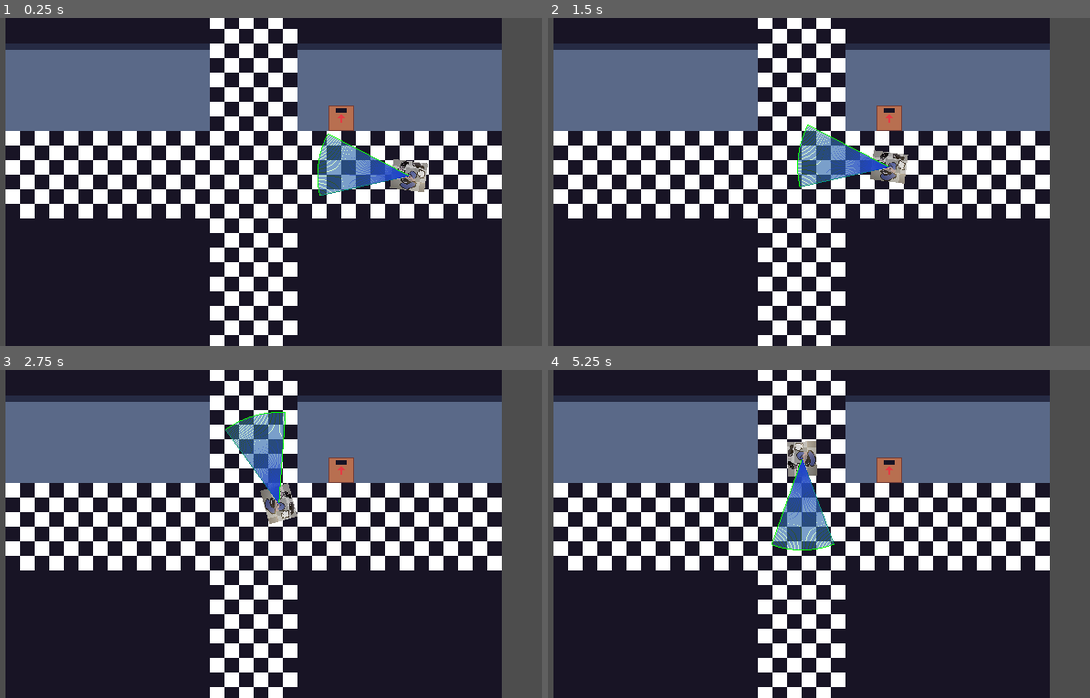
Above: before the commit, frames 1-4 (two rows, left to right).
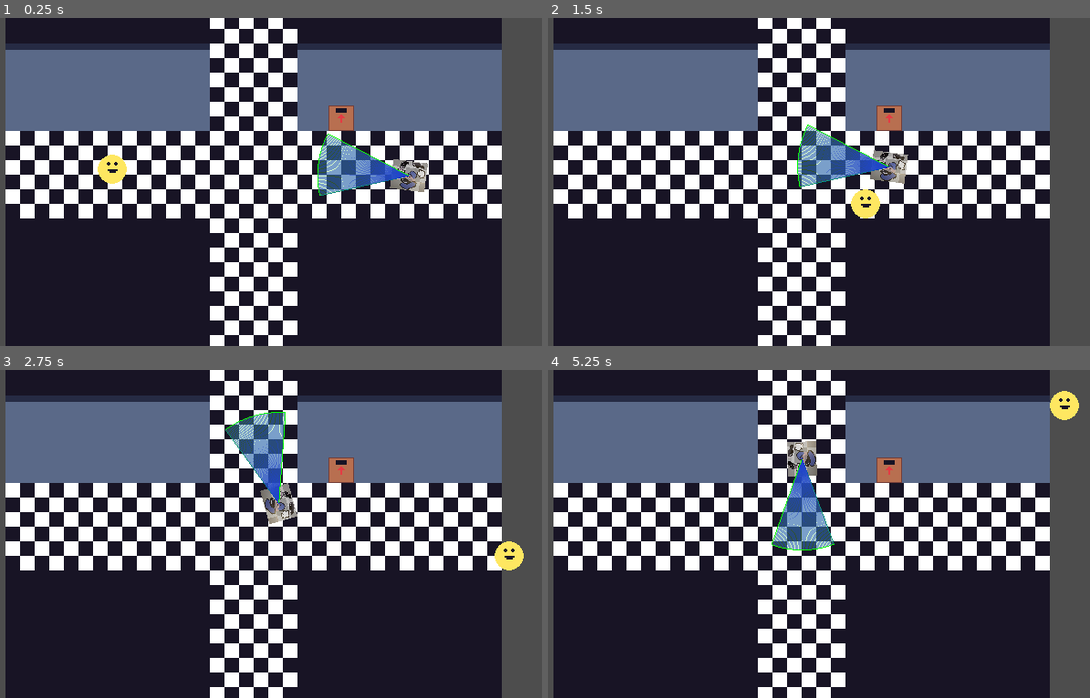
Above: after the commit, the same moments.

Repository: afreemanio/ggj-2024
Game: Godot game, scene res://DEMOS/ChaseStateDemoScene.tscn
Same seed, same stepped clock (60 frames per second), same inputs: the game is played once before the commit and once after it. This scene is started directly instead of the project's main scene.
Inputs (mouse positions are in pixels of both pictures, inside the frame that each line leads up to):
- Up to frame 1 (0.25 s): no input
- Up to frame 2 (1.5 s): tap Enter (ui_accept) at 0.5, 0.77 s; move the mouse to (927, 165) at 0.52 s; hold D (RIGHT) 0.53-1.28 s; tap Space (SPACE) at 0.6 s; click (927, 165) at 0.67 s; move the mouse to (683, 198) at 1.27 s; hold S (DOWN) from 1.28 s (still down); tap F at 1.35 s
- Up to frame 3 (2.75 s): tap Enter (ui_accept) at 1.52 s; move the mouse to (308, 461) at 2.02 s; release S (DOWN) at 2.03 s; hold D (RIGHT) from 2.03 s (still down); tap Space (SPACE) at 2.1 s
- Up to frame 4 (5.25 s): move the mouse to (770, 599) at 2.77 s; release D (RIGHT) at 2.78 s; hold W (UP) 2.78-3.53 s; tap F at 2.85, 4.35 s; click (770, 599) at 2.92 s; tap Enter (ui_accept) at 3.02, 3.77, 4.52 s; move the mouse to (970, 583) at 3.52 s; hold A (LEFT) 3.53-5.03 s; tap Space (SPACE) at 3.6, 5.1 s; move the mouse to (623, 484) at 4.27 s; move the mouse to (829, 534) at 5.02 s; hold S (DOWN) from 5.03 s (still down); click (829, 534) at 5.17 s

The runs differ from the first frame. In frame 1, 0.3% of the frame differs, in the area x 18-24%, y 41-51%; in frame 2, 0.4%; in frame 3, 0.4%, in the area x 91-97%, y 52-62%; in frame 4, 0.4%.

Commit message:
feat: Add guard and player detection layers

Diff:
--- a/DEMOS/ChaseStateDemoScene.tscn
+++ b/DEMOS/ChaseStateDemoScene.tscn
@@ -24,8 +24,11 @@
 movement_speed = 1.0
 
 [node name="Player" parent="." instance=ExtResource("3_5ncme")]
+position = Vector2(104, 114)
+collision_layer = 2
+
+[node name="Laugh" parent="Player" index="3"]
 visible = false
-position = Vector2(104, 114)
 
 [node name="PatrolPath" type="Path2D" parent="."]
 curve = SubResource("Curve2D_mcju4")
@@ -39,3 +42,4 @@
 
 [editable path="BlueGuard"]
 [editable path="BlueGuard/VisionCone2D"]
+[editable path="Player"]
--- a/audio_manager/audio_manager.gd
+++ b/audio_manager/audio_manager.gd
@@ -23,6 +23,7 @@
 var sfx_players_available : Array = []
 
 func _ready() -> void:
+	return
 	# Init SFX players
 	for player in SFX_PLAYER_COUNT:
 		var new_player : AudioStreamPlayer2D = AudioStreamPlayer2D.new()
@@ -81,9 +82,11 @@
 func filter_music_primary_focus(enable : bool) -> void:
 	var music_tween : Tween = create_tween()
 	if enable:
-		music_tween.tween_property(music_player_secondary, "volume_db", MUSIC_PLAYER_SECONDARY_FADE_DB, 0.5).from(0.0)
+		pass
+		 #music_tween.tween_property(music_player_secondary, "volume_db", MUSIC_PLAYER_SECONDARY_FADE_DB, 0.5).from(0.0)
 	else:
-		music_tween.tween_property(music_player_secondary, "volume_db", 0.0, 0.5).from(MUSIC_PLAYER_SECONDARY_FADE_DB)
+		pass
+		# music_tween.tween_dproperty(music_player_secondary, "volume_db", 0.0, 0.5).from(MUSIC_PLAYER_SECONDARY_FADE_DB)
 
 func filter_music_lowpass(enable : bool) -> void:
 	var index : int = AudioServer.get_bus_index(MUSIC_BUS_NAME)
--- a/entities/enemies/BlueGuard.gd
+++ b/entities/enemies/BlueGuard.gd
@@ -17,8 +17,19 @@
 	# "when the enemy finds the player, change to the chase state"
 	enemy_wander_state.found_player.connect(fsm.change_state.bind(enemy_chase_state))
 	enemy_chase_state.lost_player.connect(fsm.change_state.bind(enemy_wander_state))
+	enemy_follow_path_state.found_player.connect(fsm.change_state.bind(enemy_chase_state))
 
 # Called every frame. 'delta' is the elapsed time since the previous frame.
 func _physics_process(delta):
 	ray_cast_2d.target_position = get_local_mouse_position()
 	pass
+
+
+
+func _on_vision_cone_area_body_entered(body: Node2D) -> void:
+	pass
+	# print("%s is seeing %s" % [self, body])
+
+func _on_vision_cone_area_body_exited(body: Node2D) -> void:
+	pass
+	# print("%s stopped seeing %s" % [self, body])
--- a/entities/enemies/BlueGuard.tscn
+++ b/entities/enemies/BlueGuard.tscn
@@ -31,6 +31,7 @@
 radius = 16.0
 
 [node name="BlueGuard" type="CharacterBody2D"]
+collision_layer = 4
 script = ExtResource("1_g77j2")
 
 [node name="AnimatedSprite2D" type="AnimatedSprite2D" parent="."]
@@ -82,4 +83,12 @@
 debug_lines = true
 debug_shape = true
 
+[node name="VisionConeArea" parent="VisionCone2D" index="1"]
+collision_mask = 2
+
+[connection signal="body_entered" from="VisionCone2D/VisionConeArea" to="." method="_on_vision_cone_area_body_entered"]
+[connection signal="body_entered" from="VisionCone2D/VisionConeArea" to="FiniteStateMachine/EnemyFollowPathState" method="_on_vision_cone_area_body_entered"]
+[connection signal="body_exited" from="VisionCone2D/VisionConeArea" to="." method="_on_vision_cone_area_body_exited"]
+[connection signal="body_exited" from="VisionCone2D/VisionConeArea" to="FiniteStateMachine/EnemyFollowPathState" method="_on_vision_cone_area_body_exited"]
+
 [editable path="VisionCone2D"]
--- a/entities/enemies/enemy_chase_state.gd
+++ b/entities/enemies/enemy_chase_state.gd
@@ -14,6 +14,7 @@
 
 
 func _enter_state() -> void:
+	print("ENTERING CHASE STATE")
 	set_physics_process(true)
 	animator.play("move")
 
@@ -29,6 +30,7 @@
 		animator.scale.x = 1.0
 	# actor's position, mouse position relative to the actor (GLOBAL is relative to the global base)
 	var direction = Vector2.ZERO.direction_to(actor.get_local_mouse_position())
+	var test = actor.max_speed
 	actor.velocity = actor.velocity.move_toward(
 		direction * actor.max_speed, actor.acceleration * delta
 	)
--- a/entities/enemies/enemy_follow_path_state.gd
+++ b/entities/enemies/enemy_follow_path_state.gd
@@ -34,8 +34,8 @@
 	print("ENTER STATE PATH FOLLOW")
 	set_physics_process(true)
 	# animator.play("move")
-	if actor.velocity == Vector2.ZERO:
-		actor.velocity = Vector2.RIGHT.rotated(randf_range(0, TAU)) * actor.max_speed
+	# if actor.velocity == Vector2.ZERO:
+	# 	actor.velocity = Vector2.RIGHT.rotated(randf_range(0, TAU)) * actor.max_speed
 
 
 func _exit_state() -> void:
@@ -52,20 +52,25 @@
 		#found_player.emit()
 
 
-func _on_vision_cone_area_body_entered(body: Node2D) -> void:
-	# print("%s is seeing %s" % [self, body])
-	vision_renderer.color = alert_color
 
-func _on_vision_cone_area_body_exited(body: Node2D) -> void:
-	# print("%s stopped seeing %s" % [self, body])
-	vision_renderer.color = original_color
 
 func _physics_process(delta: float) -> void:
 	if is_rotating:
 		rotation = rot_start + sin(Time.get_ticks_msec()/1000. * rotation_speed) * deg_to_rad(rotation_angle/2.)
 	if move_on_path:
 		move_on_path.progress += movement_speed
-		print("my move on path position is:")
-		print(move_on_path.position)
 		actor.global_position = move_on_path.position
 		actor.rotation = move_on_path.rotation
+
+
+
+func _on_vision_cone_area_body_entered(body):
+	vision_renderer.color = alert_color
+	print("FOUND PLAYER")
+	# found_player.emit()
+	pass # Replace with function body.
+
+
+func _on_vision_cone_area_body_exited(body):
+	vision_renderer.color = original_color
+	pass # Replace with function body.
